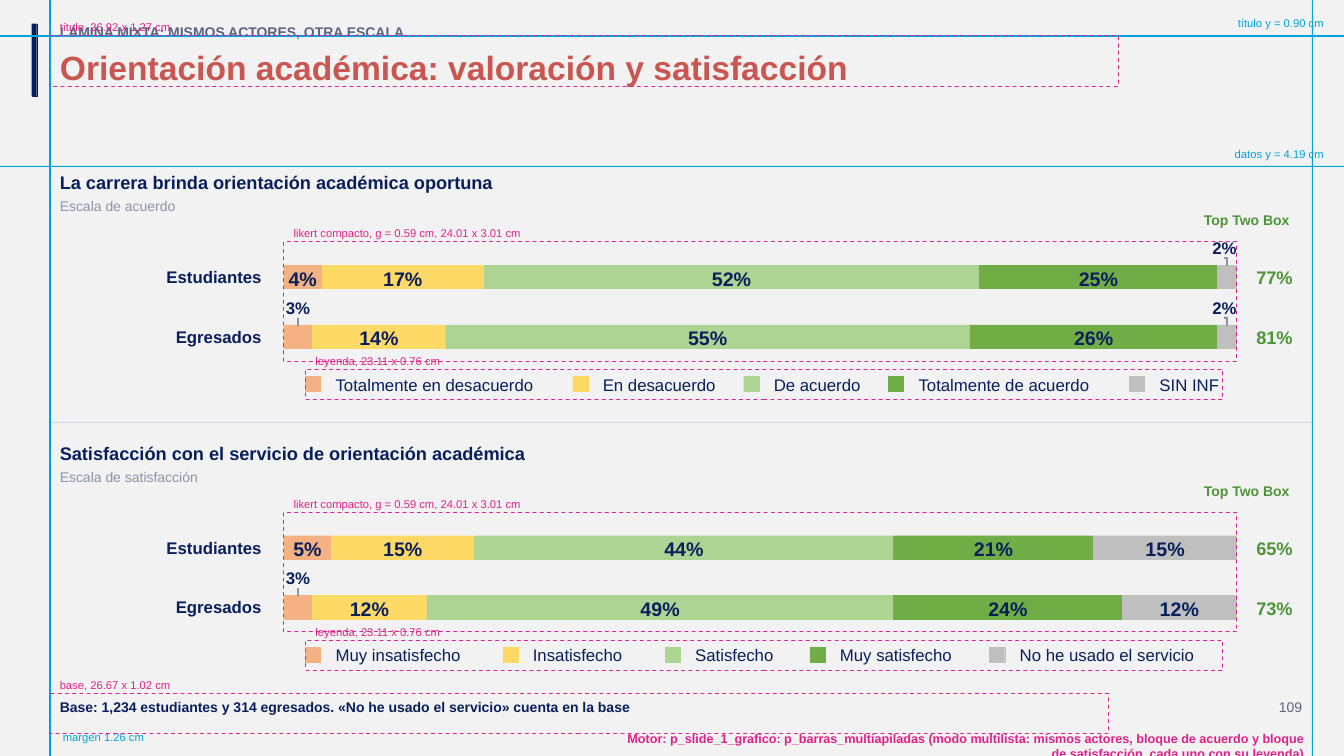
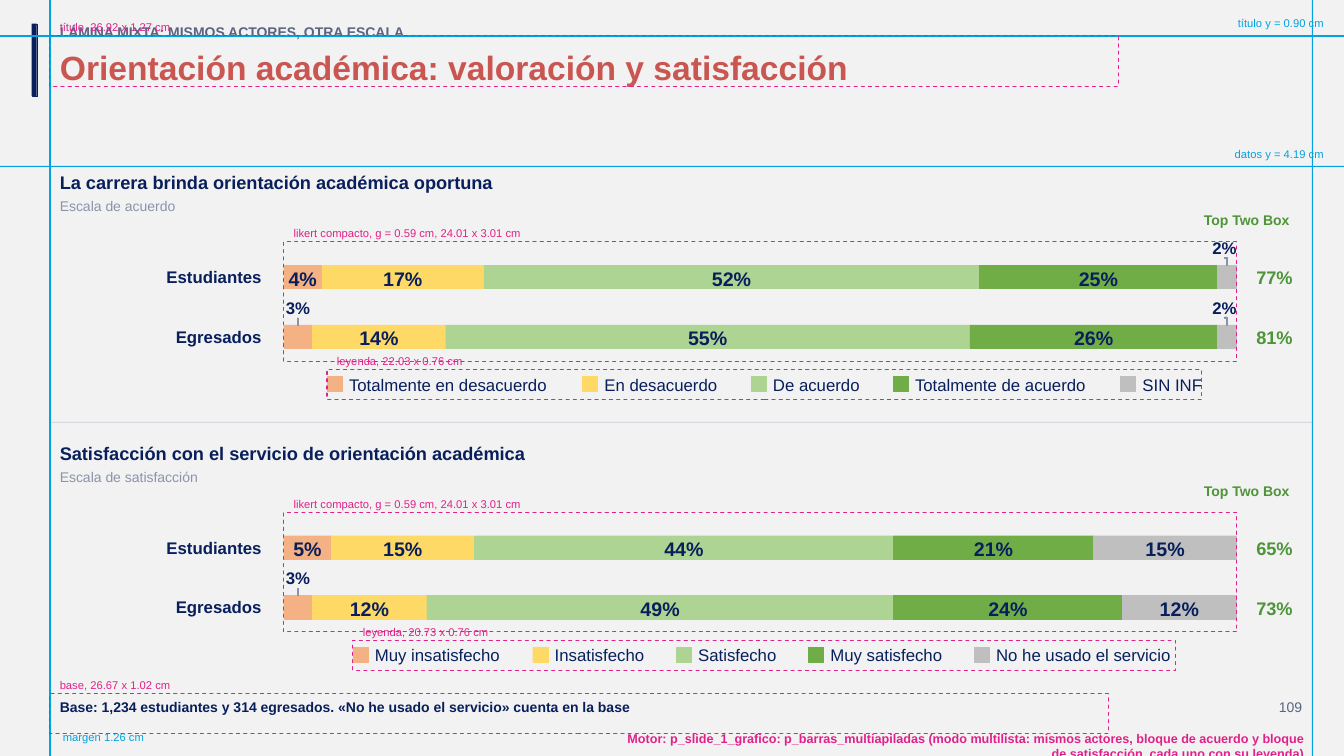
Before and after one commit to GonzaloAlmendariz/prosecnur-app, a slide deck: slide 109 of docs/qa/motor-ppt-2026-10-06/4-recetario/recetario-moderna-guias.pptx. Drawn at 1344x756 pixels with LibreOffice and Linux fonts; fonts in the diff are those of the drawing; background and template pictures are left out. Boxes give left, top, right and bottom in pixels: in the first picture for what was removed or moved away, otherwise in the second. Text is boxed around its words. In the diff, an @@ line names an element or a change of style, - is before the commit and + after.

```diff
--- a/docs/qa/motor-ppt-2026-10-06/4-recetario/recetario-moderna-guias.pptx
+++ b/docs/qa/motor-ppt-2026-10-06/4-recetario/recetario-moderna-guias.pptx
@@ text at (337, 357, 462, 367): text changed @@
-leyenda, 23.11 x 0.76 cm
+leyenda, 22.03 x 0.76 cm
@@ rectangle: place and size @@
-rectangle at (306, 370, 1223, 400)
+rectangle at (327, 370, 1202, 400)
@@ rectangle: place and size @@
-rectangle at (306, 376, 321, 391)
+rectangle at (327, 376, 342, 391)
@@ text "Totalmente en desacuerdo": place and size @@
-text "Totalmente en desacuerdo" at (336, 379, 534, 391)
+text "Totalmente en desacuerdo" at (349, 379, 547, 391)
@@ rectangle: place and size @@
-rectangle at (573, 376, 588, 391)
+rectangle at (583, 376, 598, 391)
@@ rectangle: place and size @@
-rectangle at (744, 376, 759, 391)
+rectangle at (751, 376, 766, 391)
@@ rectangle: place and size @@
-rectangle at (888, 376, 903, 391)
+rectangle at (893, 376, 908, 391)
@@ text "Totalmente de acuerdo": place and size @@
-text "Totalmente de acuerdo" at (919, 379, 1090, 391)
+text "Totalmente de acuerdo" at (915, 379, 1086, 391)
@@ rectangle: place and size @@
-rectangle at (1129, 376, 1144, 391)
+rectangle at (1121, 376, 1136, 391)
@@ text "SIN INF" rewrapped from (1159, 379, 1219, 391) to (1142, 377, 1202, 395) @@
@@ text at (363, 628, 488, 638): text changed @@
-leyenda, 23.11 x 0.76 cm
+leyenda, 20.73 x 0.76 cm
@@ rectangle: place and size @@
-rectangle at (306, 640, 1223, 670)
+rectangle at (353, 640, 1176, 670)
@@ rectangle: place and size @@
-rectangle at (306, 647, 321, 662)
+rectangle at (353, 647, 368, 662)
@@ text "Muy insatisfecho": place and size @@
-text "Muy insatisfecho" at (336, 649, 461, 665)
+text "Muy insatisfecho" at (375, 649, 500, 665)
@@ rectangle: place and size @@
-rectangle at (503, 647, 518, 662)
+rectangle at (532, 647, 547, 662)
@@ text "Insatisfecho": place and size @@
-text "Insatisfecho" at (533, 649, 622, 661)
+text "Insatisfecho" at (555, 649, 644, 661)
@@ rectangle: place and size @@
-rectangle at (665, 647, 681, 662)
+rectangle at (677, 647, 692, 662)
@@ text "Muy satisfecho": place and size @@
-text "Muy satisfecho" at (840, 649, 951, 665)
+text "Muy satisfecho" at (830, 649, 942, 665)
@@ rectangle: place and size @@
-rectangle at (990, 647, 1005, 662)
+rectangle at (974, 647, 989, 662)
@@ text "No he usado el servicio": place and size @@
-text "No he usado el servicio" at (1020, 649, 1194, 661)
+text "No he usado el servicio" at (996, 649, 1171, 661)
```
Also in this commit, not shown: 55 other slides changed, 6 other files.
